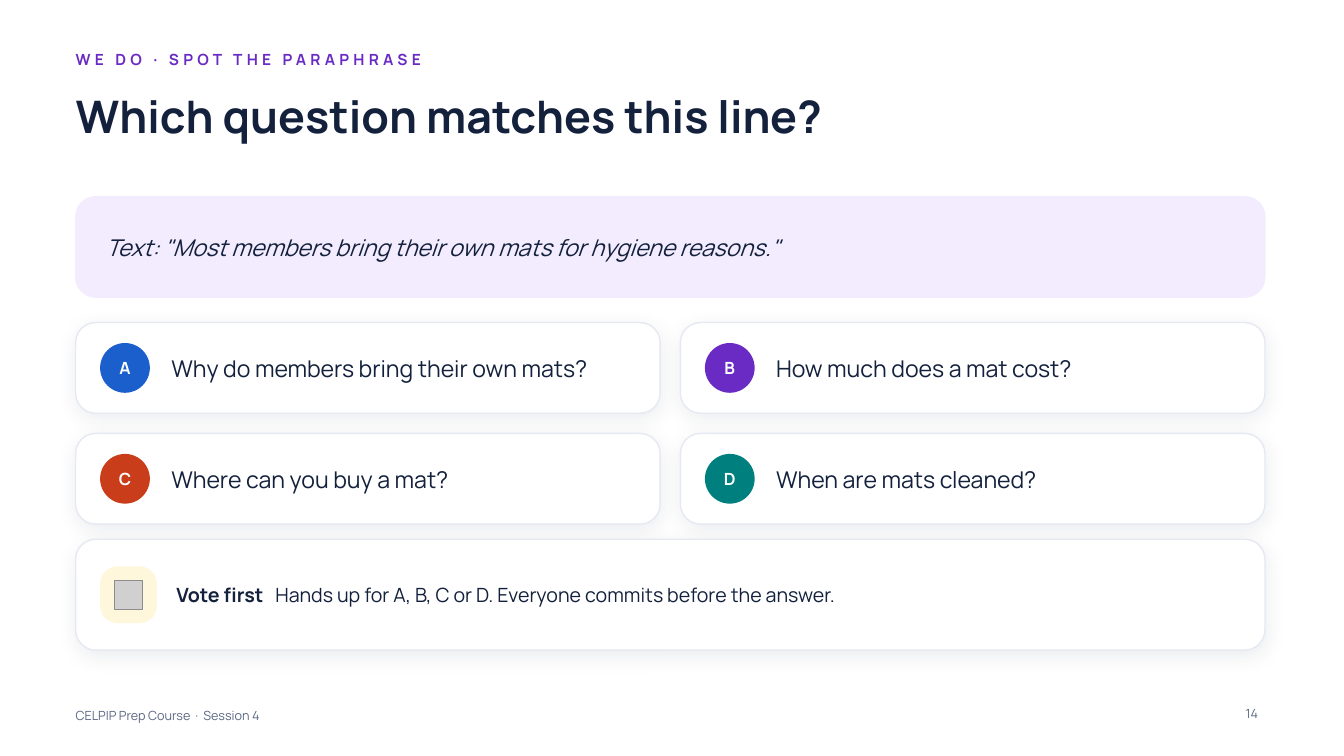
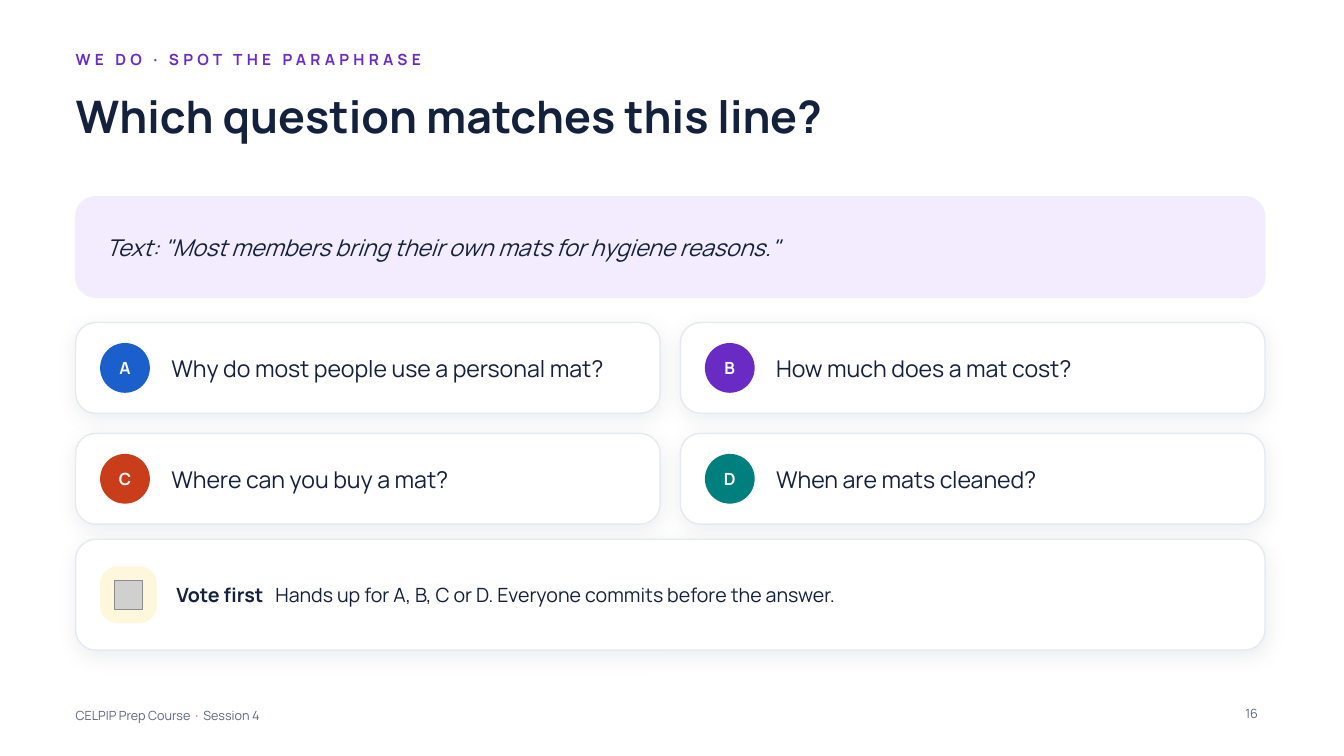
Before and after one commit to learnovateqa/The_English_Academy_CELPIP, a slide deck: slide 16 of decks/session-04.pptx (slide 14 before the commit). Drawn at 1344x756 pixels with LibreOffice and Linux fonts; fonts in the diff are those of the drawing; grey boxes stand for pictures. Boxes give left, top, right and bottom in pixels: in the first picture for what was removed or moved away, otherwise in the second. Text is boxed around its words. In the diff, an @@ line names an element or a change of style, - is before the commit and + after.

```diff
--- a/decks/session-04.pptx
+++ b/decks/session-04.pptx
@@ text at box(171, 360, 604, 383): text changed @@
-Why do members bring their own mats?
+Why do most people use a personal mat?
@@ page number at box(1245, 709, 1258, 718): text changed @@
-14
+16
```
Also in this commit, not shown: 9 other slides changed, 3 slides added, 2 other files.
